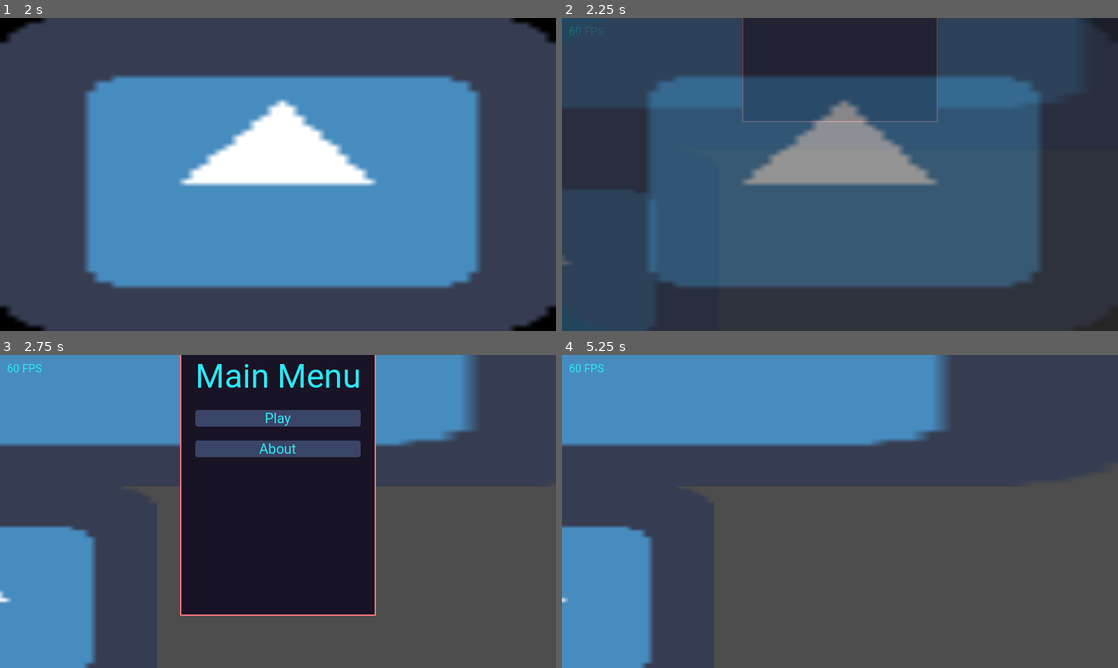
Above: before the commit, frames 1-4 (two rows, left to right).
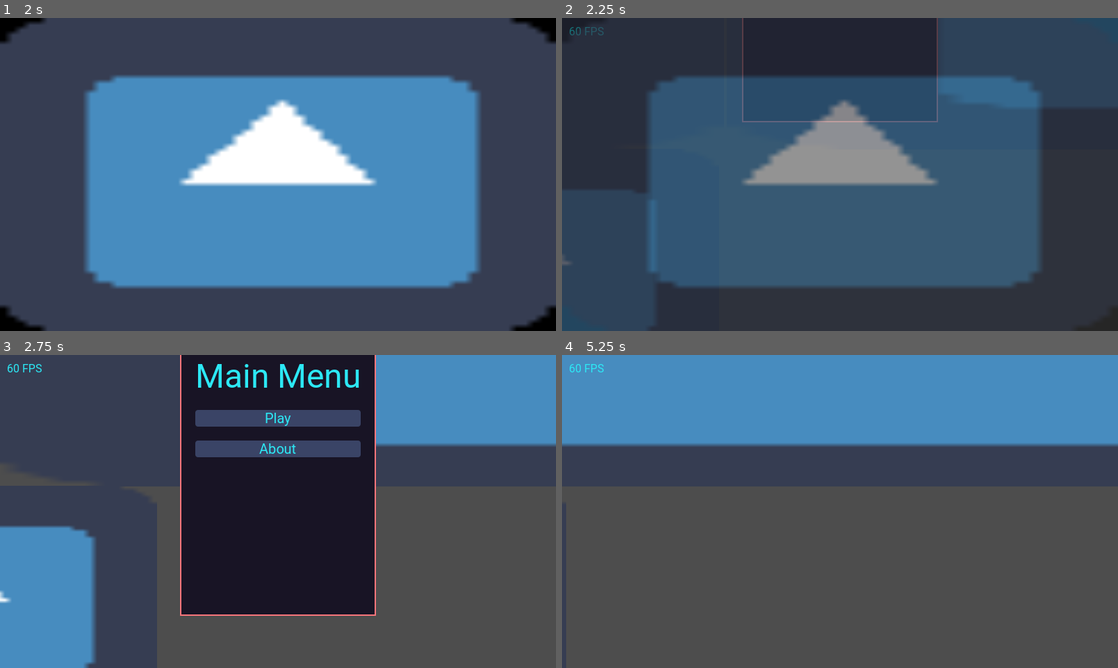
Above: after the commit, the same moments.

Repository: Bloodyaugust/ld-53
Game: Godot game, scene res://scenes/main.tscn
The game is run twice, just before and just after one commit, with the same random seed, the same clock (stepped at 60 frames per second) and the same inputs. The engine's default icon, where the game draws it, is replaced by a stand-in: a white triangle on a blue panel in a dark square.
Inputs (mouse positions are in pixels of both pictures, inside the frame that each line leads up to):
- Up to frame 1 (2 s): tap Enter at 0.5 s; move the mouse to (400, 158) at 0.52 s; hold Right (ui_right) 0.53-1.25 s; click (400, 158) at 0.67 s; tap Space at 1.25 s; drag from (166, 190) to (250, 237) at 1.27 s
- Up to frame 2 (2.25 s): tap Enter at 2 s; move the mouse to (895, 105) at 2.02 s; hold Right (ui_right) from 2.03 s (still down)
- Up to frame 3 (2.75 s): keep holding Right (ui_right)
- Up to frame 4 (5.25 s): release Right (ui_right) at 2.75 s; click "Play" at 2.75 s; click "Play" at 3.5 s; drag from (812, 574) to (673, 464) at 4.27 s; move the mouse to (1006, 558) at 5.02 s; hold Left (ui_left) from 5.03 s (still down)

Frame 1 is identical in both runs. In frame 2, 11% of the frame differs, in the area x 0-100%, y 0-29%; in frame 3, 15%; in frame 4, 17%, in the area x 0-100%, y 0-100%.

Commit message:
Add package dropoff functionality
- Fix bug with chunk generation

Diff:
--- a/actors/DropoffPoint.gd
+++ b/actors/DropoffPoint.gd
@@ -1,4 +1,9 @@
 extends Sprite2D
+
+@onready var _area2d: Area2D = %Area2D
 
 func _process(delta):
   global_position -= Vector2(Store.state.move_speed * delta, 0.0)
+
+func _ready():
+  _area2d.area_entered.connect(func(_area: Area2D): queue_free())
--- a/actors/DropoffPoint.tscn
+++ b/actors/DropoffPoint.tscn
@@ -1,7 +1,10 @@
-[gd_scene load_steps=3 format=3 uid="uid://b2rkn3jrong4f"]
+[gd_scene load_steps=4 format=3 uid="uid://b2rkn3jrong4f"]
 
 [ext_resource type="Texture2D" uid="uid://4typrc2p2rra" path="res://icon.png" id="1_umk5r"]
 [ext_resource type="Script" path="res://actors/DropoffPoint.gd" id="2_e6c8i"]
+
+[sub_resource type="RectangleShape2D" id="RectangleShape2D_75lie"]
+size = Vector2(64, 169.075)
 
 [node name="DropoffPoint" type="Sprite2D"]
 modulate = Color(1, 1, 0.0980392, 1)
@@ -9,3 +12,10 @@
 scale = Vector2(1, 2.09375)
 texture = ExtResource("1_umk5r")
 script = ExtResource("2_e6c8i")
+
+[node name="Area2D" type="Area2D" parent="."]
+unique_name_in_owner = true
+
+[node name="CollisionShape2D" type="CollisionShape2D" parent="Area2D"]
+position = Vector2(-1, -52.0597)
+shape = SubResource("RectangleShape2D_75lie")
--- a/actors/Player.gd
+++ b/actors/Player.gd
@@ -11,6 +11,7 @@
 
 @export var data: PlayerData
 
+@onready var _area2D: Area2D = %PlayerArea
 @onready var _truck: Node2D = %Truck
 
 var _state: STATES = STATES.RUNNING
@@ -81,3 +82,4 @@
 
 func _ready():
   Store.state_changed.connect(_on_store_state_changed)
+  _area2D.area_entered.connect(func(_area: Area2D): Store.set_state("packages", Store.state.packages + 1))
--- a/autoloads/Store.gd
+++ b/autoloads/Store.gd
@@ -9,11 +9,13 @@
   "client_view": ViewController.CLIENT_VIEWS.NONE,
   "game": "",
   "move_speed": 0.0,
+  "packages": 0,
  }
 
 func start_game() -> void:
   ViewController.set_client_view(ViewController.CLIENT_VIEWS.NONE)
   set_state("game", GameConstants.GAME_STARTING)
+  set_state("packages", 0)
 
 func save_persistent_store() -> void:
   if ResourceSaver.save(persistent_store, ClientConstants.CLIENT_PERSISTENT_STORE_PATH) != OK:
--- a/data/base_player_data.tres
+++ b/data/base_player_data.tres
@@ -5,5 +5,5 @@
 [resource]
 script = ExtResource("1_72stq")
 health = 5.0
-time_to_max_move_speed = 5.0
-max_move_speed = 150.0
+time_to_max_move_speed = 0.5
+max_move_speed = 500.0
--- a/scenes/main.tscn
+++ b/scenes/main.tscn
@@ -13,6 +13,9 @@
 [ext_resource type="PackedScene" uid="uid://dkebah7fnyvlo" path="res://actors/BackgroundChunks/Chunk-1.tscn" id="9_7rlw0"]
 [ext_resource type="Script" path="res://scripts/controllers/ChunkController.gd" id="10_4x66y"]
 
+[sub_resource type="RectangleShape2D" id="RectangleShape2D_d80xq"]
+size = Vector2(63, 63)
+
 [node name="Node2D" type="Node2D"]
 
 [node name="Player" type="Sprite2D" parent="."]
@@ -21,6 +24,13 @@
 texture = ExtResource("2")
 script = ExtResource("2_2opep")
 data = ExtResource("3_o2wyl")
+
+[node name="PlayerArea" type="Area2D" parent="Player"]
+unique_name_in_owner = true
+
+[node name="CollisionShape2D" type="CollisionShape2D" parent="Player/PlayerArea"]
+position = Vector2(0.5, 1.5)
+shape = SubResource("RectangleShape2D_d80xq")
 
 [node name="Truck" type="Sprite2D" parent="."]
 unique_name_in_owner = true
--- a/scripts/controllers/ChunkController.gd
+++ b/scripts/controllers/ChunkController.gd
@@ -11,21 +11,19 @@
 func _process(delta):
   var _chunks = _background_chunks_container.get_children()
 
-  _chunks.sort_custom(func(a, b): return a.position.x > b.position.x)
+  _chunks.sort_custom(func(a, b): return a.global_position.x < b.global_position.x)
 
   for _chunk in _chunks:
-    if _chunk.position.x <= -1920.0:
-      print("deleting chunk")
+    if _chunk.global_position.x <= -1920.0:
       _chunk.queue_free()
 
   if _chunks.size() < CHUNKS_GENERATED:
-    print("adding chunk")
     var _new_chunk = _background_chunk_scenes[0].instantiate()
 
-    _new_chunk.position = Vector2(_chunks[_chunks.size() - 1].position.x + 1920.0, 0.0)
+    _new_chunk.global_position = Vector2(_chunks[_chunks.size() - 1].global_position.x + 1920.0, 0.0)
     _background_chunks_container.add_child(_new_chunk)
 
-    if Store.state.game == GameConstants.GAME_IN_PROGRESS:
+    if Store.state.game == GameConstants.GAME_IN_PROGRESS && _dropoff_points_container.get_child_count() < 1:
       var _potential_dropoffs = _new_chunk.get_dropoff_points()
       var _selected_dropoff: Node2D = _potential_dropoffs[randi() % _potential_dropoffs.size()]
       var _new_dropoff_point: Node2D = DROPOFF_POINT_SCENE.instantiate()
Not shown: 1 places in scenes/main.tscn that only renumber resources
